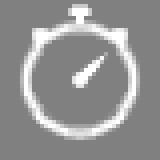
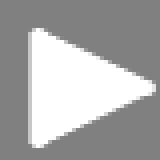
Revision of a layered w=160, h=160 image; what changed, layer by layer:
hid group "Stopwatch On" (6 layers) over [20, 4, 144, 140]
added group "Music On" with 1 layers above "Off" over [28, 28, 156, 148]
added layer "Layer #39" in group "Music On" over [28, 28, 156, 148]
